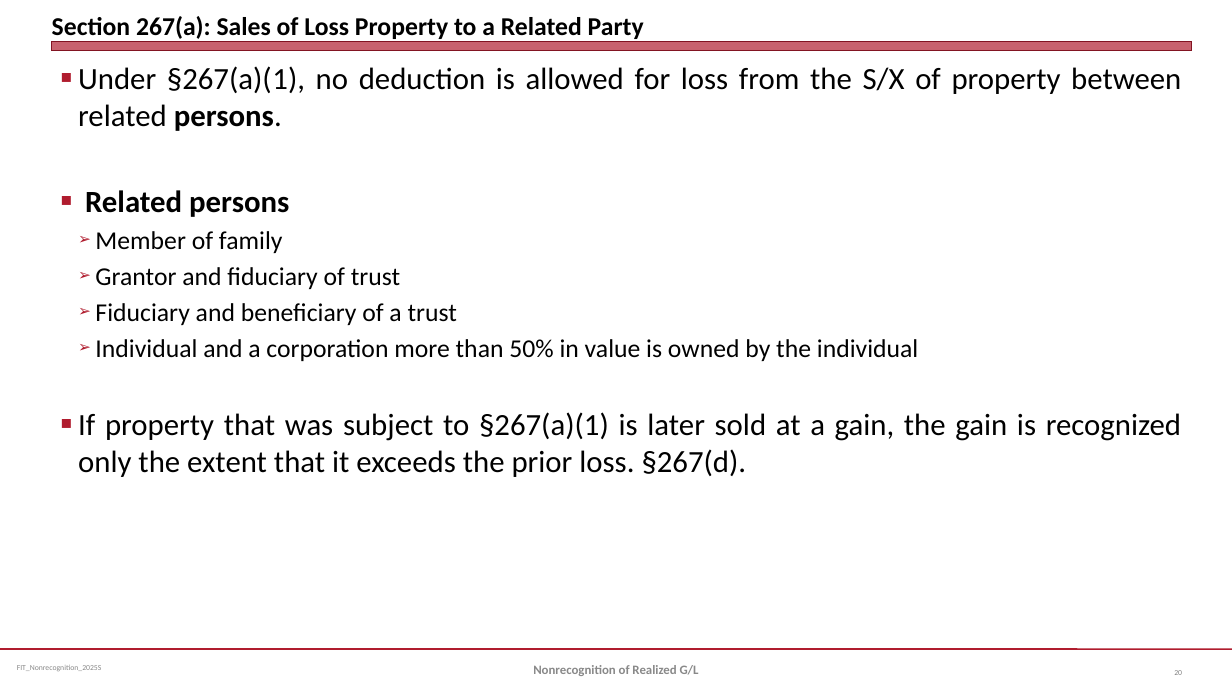
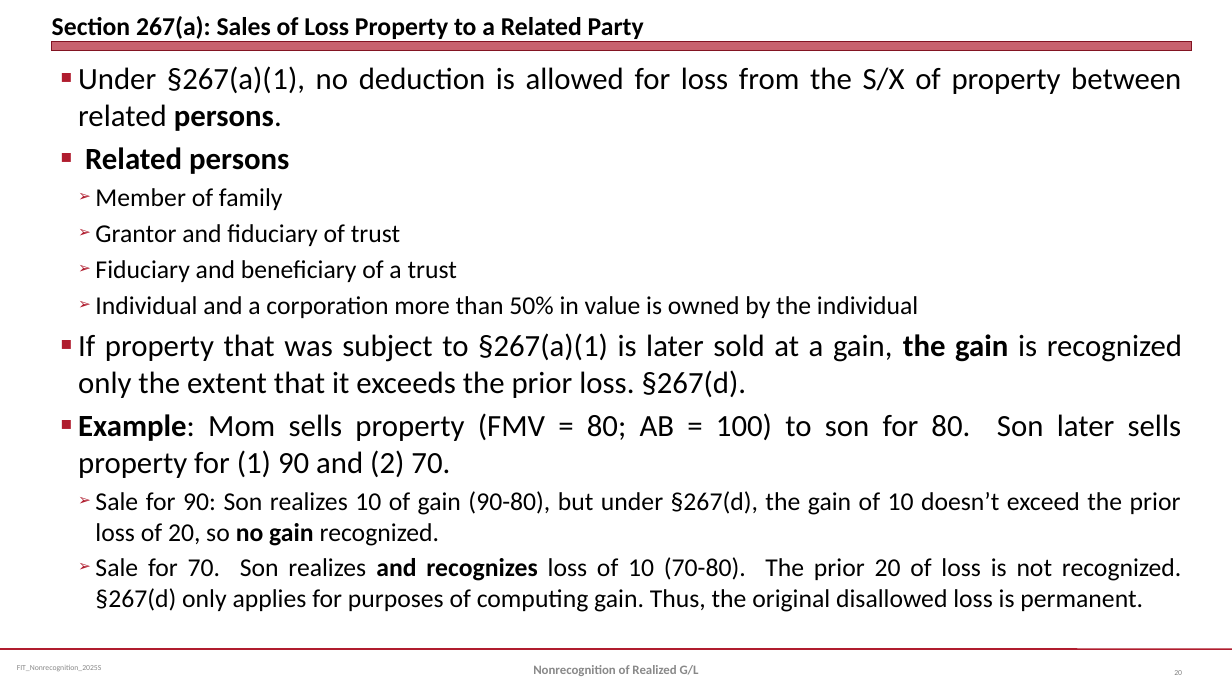
Before and after one commit to jmc877/Fed-Income-Tax, a slide deck: slide 20 of slides/FIT_NonrecognitionGL_2025S.pptx. Drawn at 1232x693 pixels with LibreOffice and Linux fonts; fonts in the diff are those of the drawing. Boxes give left, top, right and bottom in pixels: in the first picture for what was removed or moved away, otherwise in the second. Text is boxed around its words. In the diff, an @@ line names an element or a change of style, - is before the commit and + after.

```diff
--- a/slides/FIT_NonrecognitionGL_2025S.pptx
+++ b/slides/FIT_NonrecognitionGL_2025S.pptx
@@ text at [78,333,1182,398]: bold on in "the gain" @@
@@ text at [78,413,1182,612]: paragraphs added @@
+■ Example: Mom sells property (FMV = 80; AB = 100) to son for 80. Son later sells property for (1) 90 and (2) 70.
+  ➢ Sale for 90: Son realizes 10 of gain (90-80), but under §267(d), the gain of 10 doesn’t exceed the prior loss of 20, so no gain recognized.
+  ➢ Sale for 70. Son realizes and recognizes loss of 10 (70-80). The prior 20 of loss is not recognized. §267(d) only applies for purposes of computing gain. Thus, the original disallowed loss is permanent.
```
Also in this commit, not shown: 3 other slides changed, 3 other files.
